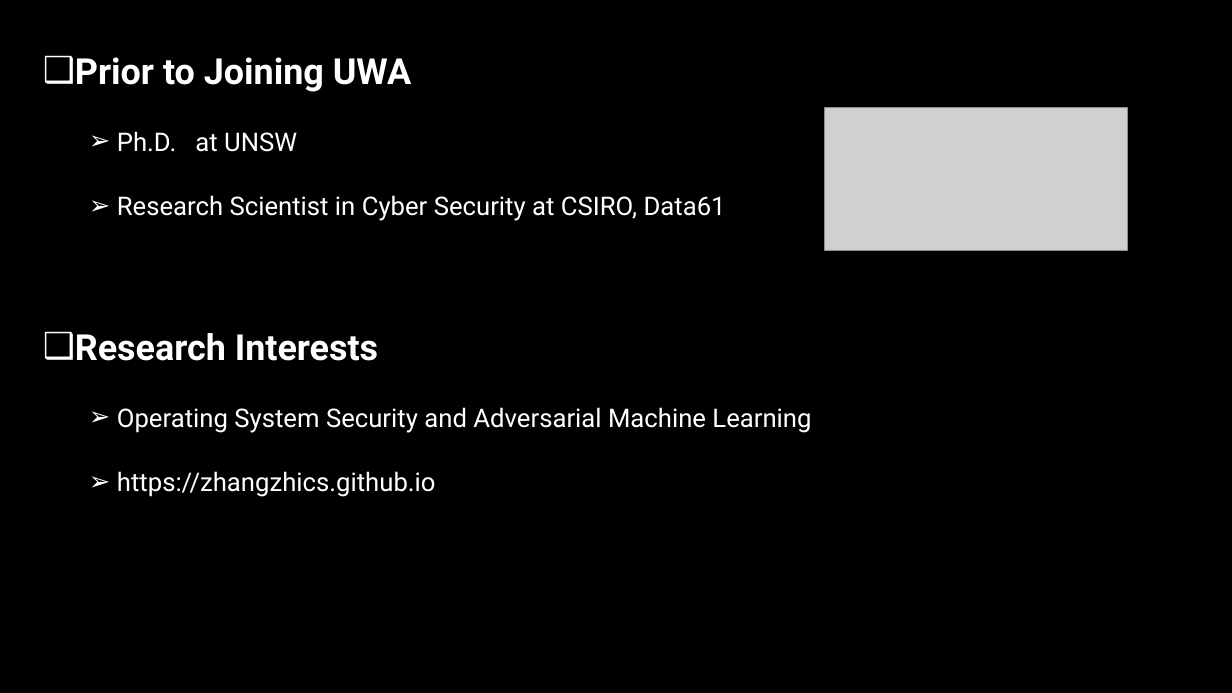
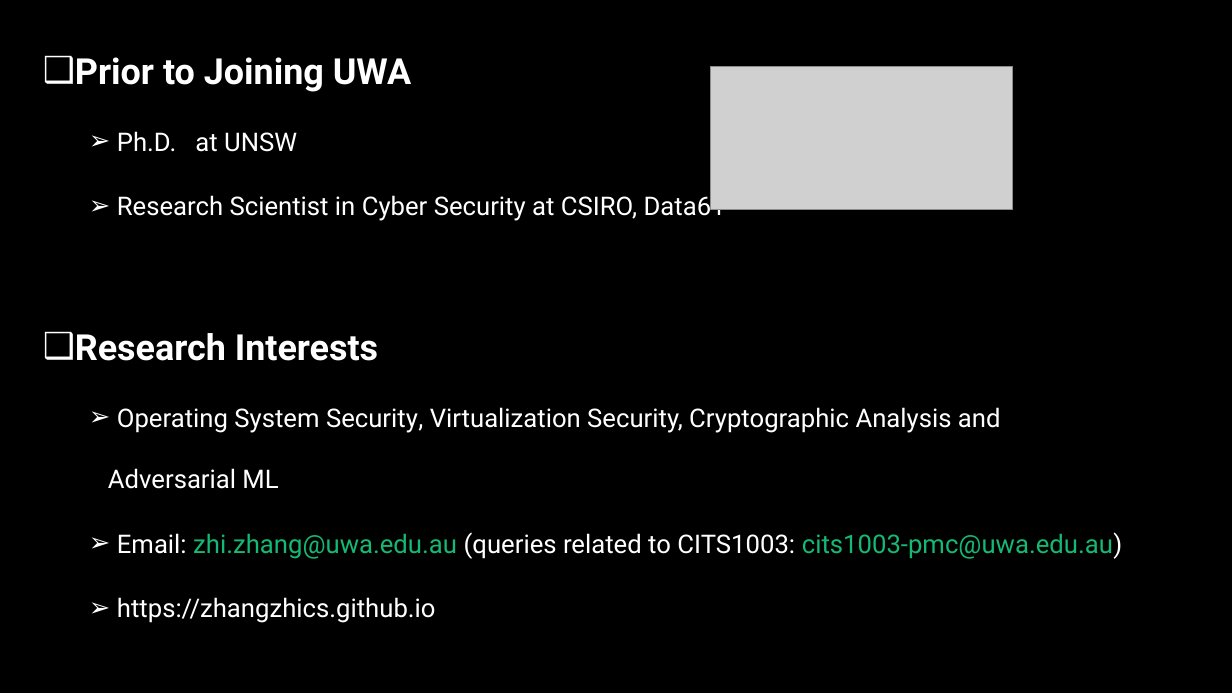
Before and after one commit to uwacyber/cits1003, a slide deck: slide 2 of cits1003-lecture_slides/CITS1003-0 Overview.pptx. Drawn at 1232x693 pixels with LibreOffice and Linux fonts; fonts in the diff are those of the drawing; grey boxes stand for pictures; background and template pictures are left out. Boxes give left, top, right and bottom in pixels: in the first picture for what was removed or moved away, otherwise in the second. Text is boxed around its words. In the diff, an @@ line names an element or a change of style, - is before the commit and + after.

```diff
--- a/cits1003-lecture_slides/CITS1003-0 Overview.pptx
+++ b/cits1003-lecture_slides/CITS1003-0 Overview.pptx
@@ picture moved from (x1=824, y1=108, x2=1128, y2=251) to (x1=711, y1=67, x2=1014, y2=210) @@
@@ text at (x1=108, y1=407, x2=1122, y2=559): text changed @@
-  ➢ Operating System Security and Adversarial Machine Learning
+  ➢ Operating System Security, Virtualization Security, Cryptographic Analysis and Adversarial ML
+  ➢ Email: zhi.zhang@uwa.edu.au (queries related to CITS1003: cits1003-pmc@uwa.edu.au)
```
Also in this commit, not shown: 29 other slides changed, 1 slide added, 1 slide removed.
